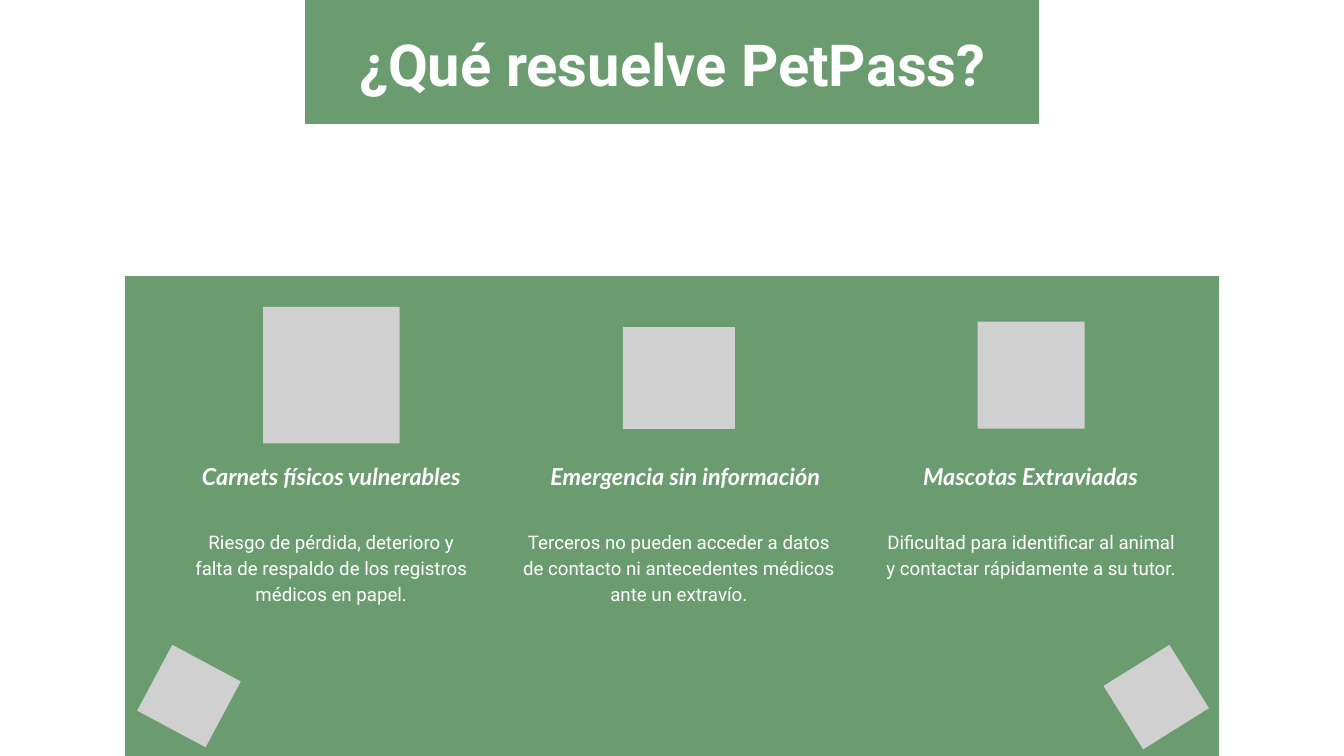
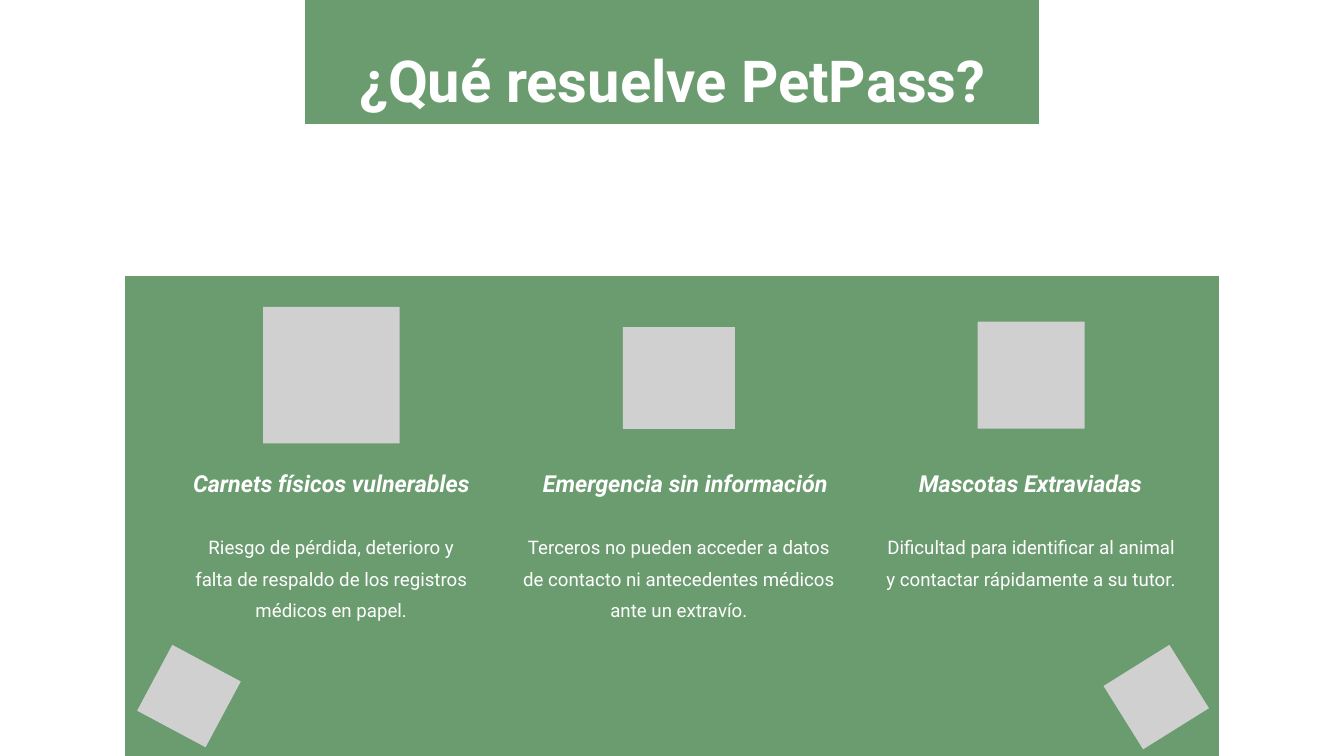
Before and after one commit to samueleliazar/PetPass, a slide deck: slide 3 of Fase 1/Evidencias Grupales/Presentación idea de proyecto.pptx. Drawn at 1344x756 pixels with LibreOffice and Linux fonts; fonts in the diff are those of the drawing; grey boxes stand for pictures. Boxes give left, top, right and bottom in pixels: in the first picture for what was removed or moved away, otherwise in the second. Text is boxed around its words. In the diff, an @@ line names an element or a change of style, - is before the commit and + after.

```diff
--- a/Fase 1/Evidencias Grupales/Presentación idea de proyecto.pptx
+++ b/Fase 1/Evidencias Grupales/Presentación idea de proyecto.pptx
@@ text "¿Qué resuelve PetPass?" at [359,58,985,113]: line spacing 86.8pt to 1.4 @@
@@ font Lato to Roboto; line spacing 35pt to 1.4 in 3 elements at [193,474,470,492], [543,474,828,497], [919,474,1142,492] @@
@@ line spacing 28pt to 1.4 in 3 elements at [195,540,467,621], [523,540,834,617], [886,540,1175,590] @@
```
Also in this commit, not shown: 10 other slides changed.
